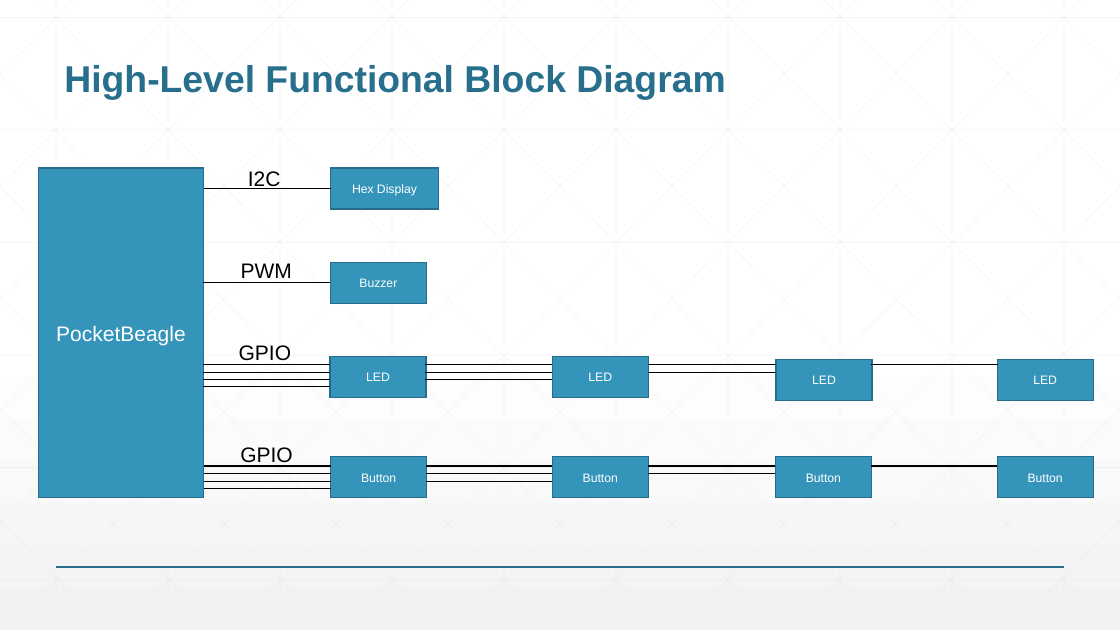
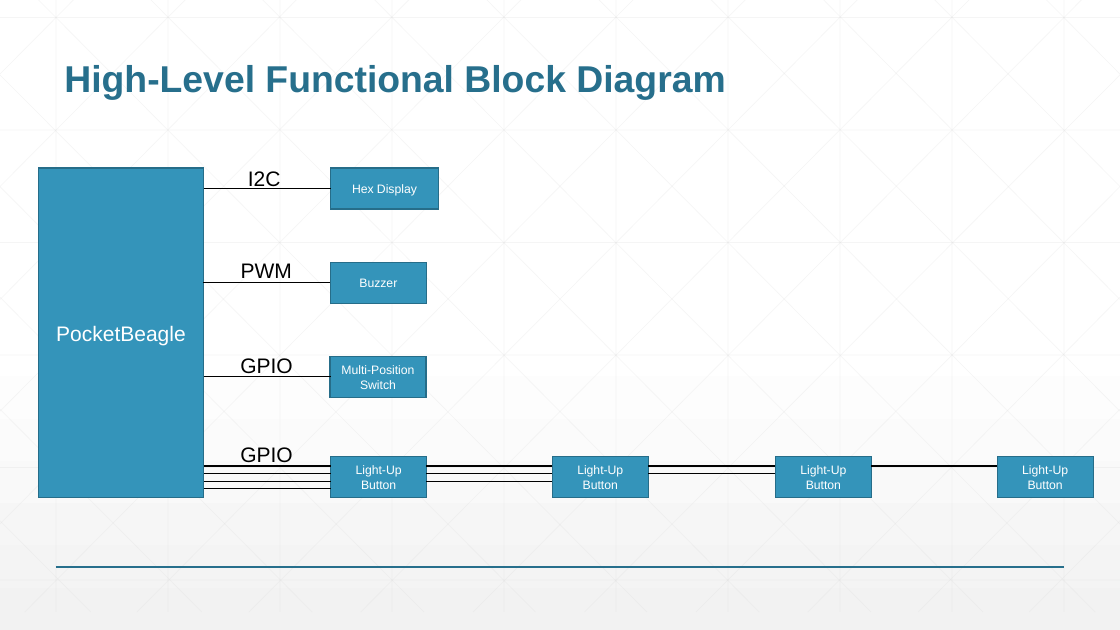
Before and after one commit to Franck-Montano/ENGI301, a slide deck: slide 3 of project_02/FranckMontano_ENGI301_project_2_proposal.pptx. Drawn at 1120x630 pixels with LibreOffice and Linux fonts; fonts in the diff are those of the drawing. Boxes give left, top, right and bottom in pixels: in the first picture for what was removed or moved away, otherwise in the second. Text is boxed around its words. In the diff, an @@ line names an element or a change of style, - is before the commit and + after.

Commit message:
Added components (multi position switch and USB port). Modified funcional diagram

```diff
--- a/project_02/FranckMontano_ENGI301_project_2_proposal.pptx
+++ b/project_02/FranckMontano_ENGI301_project_2_proposal.pptx
@@ text "GPIO": place and size @@
-text "GPIO" at [239, 345, 291, 361]
+text "GPIO" at [240, 358, 292, 377]
@@ rectangle removed at [553, 356, 649, 397] @@
-LED
@@ line moved from (203, 365) - (330, 365) to (203, 377) - (331, 377) @@
@@ line removed from (203, 372) to (330, 372) @@
@@ line removed from (203, 380) to (330, 380) @@
@@ line removed from (203, 387) to (330, 387) @@
@@ text in rectangle at [341, 365, 414, 389]: text changed @@
-LED
+Multi-Position Switch
@@ line removed from (425, 365) to (552, 365) @@
@@ line removed from (425, 372) to (552, 372) @@
@@ line removed from (425, 380) to (552, 380) @@
@@ line removed from (649, 365) to (776, 365) @@
@@ line removed from (649, 372) to (776, 372) @@
@@ rectangle removed at [776, 360, 872, 401] @@
-LED
@@ line removed from (871, 365) to (998, 365) @@
@@ rectangle removed at [997, 360, 1093, 401] @@
-LED
@@ text in rectangle at [356, 465, 402, 489]: text changed @@
-Button
+Light-Up Button
@@ text in rectangle at [577, 465, 623, 489]: text changed @@
-Button
+Light-Up Button
@@ text in rectangle at [800, 465, 846, 489]: text changed @@
-Button
+Light-Up Button
@@ text in rectangle at [1022, 465, 1068, 489]: text changed @@
-Button
+Light-Up Button
```
Also in this commit, not shown: 2 other slides changed.
